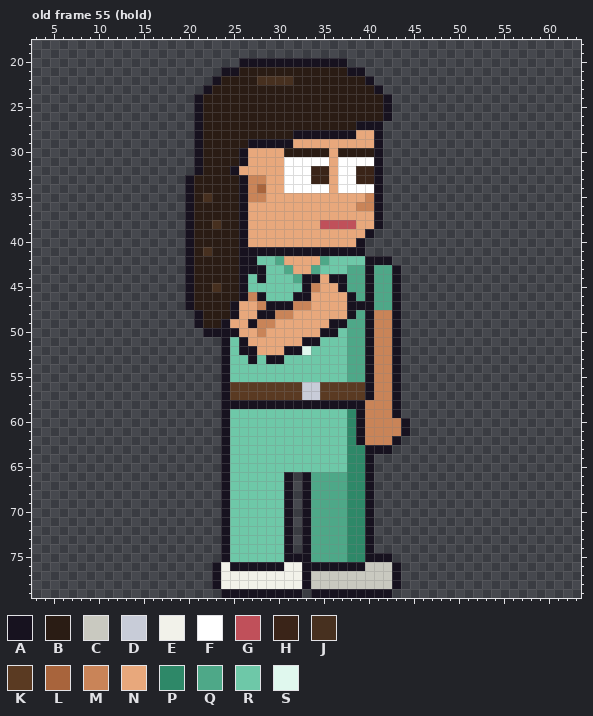
Two versions of one pixel-art file, sprites/clients/client_dentrec_b_right_anim.aseprite. The picture above is the old version.
64x80 pixels, 123 frames. Colours within 5 levels of each other are drawn and written as one. Shown: old frame 55 (hold): x 3..63, y 18..79. The commit also changed other frames, which this record leaves out.
Visible layers, top first: "Arm Top", "Hair", "Face", "Watch", "Near Arm", "Collar", "Belt", "Shirt", "Body", "Back Arm", "Pants", "Shoes".
Palette (. is transparent): A #17121f  B #2a1c14  C #c9c9c0  D #c8ccd8  E #f2f2ea  F #ffffff  G #c0505a  H #3a2418  J #47301f  K #5a3a22  L #a8643c  M #c98458  N #e8a87c  P #2e8868  Q #4ea888  R #6ec8a8  S #e0f8ee
Pixels before, old frame 55 (hold) (only the part around the change), first column x 3:
18 ....................................................
19 ....................................................
20 .......................AAAAAAAAAAAA.................
21 .....................AABBBBBBBBBBBBAA...............
22 ....................ABBBBJJJJBBBBBBBBA..............
23 ...................ABBBBBBBBBBBBBBBBBBA.............
24 ..................ABBBBBBBBBBBBBBBBBBBBA............
25 ..................ABBBBBBBBBBBBBBBBBBBBA............
26 ..................ABBBBBBBBBBBBBBBBBBBBA............
27 ..................ABBBBBBBBBBBBBBBBBAAA.............
28 ..................ABBBBBBBBBBAAAAAAANNA.............
29 ..................ABBBBBAAAAANNNNNNNNNA.............
30 ..................ABBBBANNNNBBBBBNBBBBA.............
31 ..................ABBBBANNNNFFFFFNFFFFA.............
32 ..................ABBBANNNNNFFFHHNFFHHA.............
33 .................ABBBBBAMMNNFFFHHNFFHHA.............
34 .................ABBBBBAMLNNFFFFFNFFFFA.............
35 .................ABJBBBAMMNNNNNNNNNNNMA.............
36 .................ABBBBBANNNNNNNNNNNNMMA.............
37 .................ABBBBBANNNNNNNNNNNNNNA.............
38 .................ABBJBBANNNNNNNNGGGGNNA.............
39 .................ABBBBBANNNNNNNNNNNNNA..............
40 .................ABBBBBANNNNNNNNNNNNA...............
41 .................ABJBBBAAAAAAAAAAAAAA...............
42 .................ABBBBBAARRQNNNNQRRRRAAA............
43 .................ABBBBBAAARRQNNQRRRQQAQQA...........
44 .................ABBBBBARARRRQAANAAQQAQQA...........
45 .................ABBJBBARRRRRRAMNNAQQAQQA...........
46 .................ABBBBBAMARRRAANNNNAQAQQA...........
47 .................ABBBBANNMAAAMMNNNNAAAQQA...........
48 ..................ABBBANNAAMMNNNNNNAQAMMA...........
49 ..................ABBANNAMMNNNNNNAAQQAMMA...........
50 ...................AAAANNMNNNNNNAARQQAMMA...........
51 .....................ARANNNNNNAARRRQQAMMA...........
52 .....................ARAANNNAASRRRRQQAMMA...........
53 .....................ARRARAARRRRRRRQQAMMA...........
54 .....................ARRRRRRRRRRRRRQQAMMA...........
55 .....................ARRRRRRRRRRRRRQQAMMA...........
56 .....................AKKKKKKKKDDKKKKKAMMA...........
57 .....................AKKKKKKKKDDKKKKKAMMA...........
58 .....................AAAAAAAAAAAAAAAAMMMA...........
59 .....................ARRRRRRRRRRRRRPAMMMA...........
60 .....................ARRRRRRRRRRRRRPAMMMMA..........
61 .....................ARRRRRRRRRRRRRPAMMMMA..........
62 .....................ARRRRRRRRRRRRRPAMMMA...........
63 .....................ARRRRRRRRRRRRRPPAAA............
64 .....................ARRRRRRRRRRRRRPPA..............
65 .....................ARRRRRRRRRRRRRPPA..............
66 .....................ARRRRRRA.AQQQQPPA..............
67 .....................ARRRRRRA.AQQQQPPA..............
68 .....................ARRRRRRA.AQQQQPPA..............
69 .....................ARRRRRRA.AQQQQPPA..............
The result:
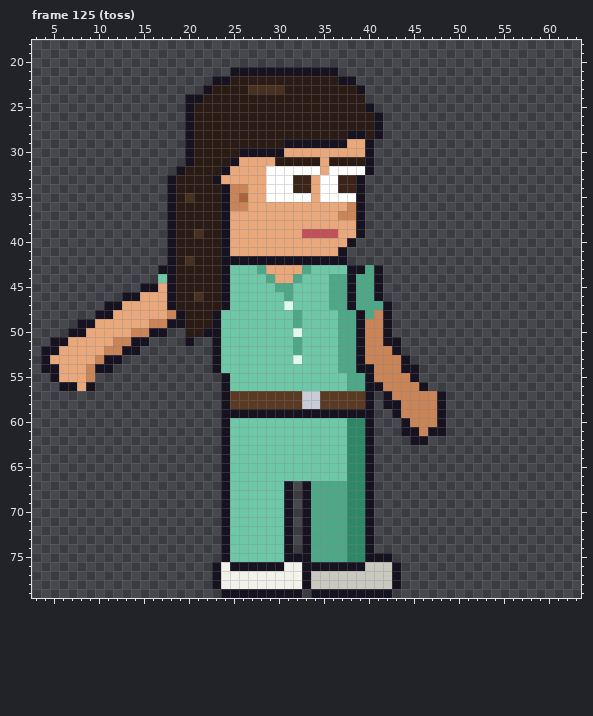
A new or re-ordered frame is compared with the old frame closest to it.
Difference:
frames 123 -> 129
Changed rows in their new state; - is an unchanged pixel.
Frame 125 (toss) is new; against old frame 55 (hold):
first column x 4:
20 ----------------------............-----------
21 --------------------.-AAAAAAAAAAA...---------
22 --------------------A---BBBB-----AA..--------
23 -----------------------JJJJ--------A..-------
24 ----------------A-------------------...------
25 ----------------AB------------------A..------
26 ----------------AB-------------------A.------
27 ----------------AB-----------------BB--------
28 ----------------AB----------BBBBBB-AB--------
29 ----------------AB-----BBBB-AAAAAA--A.-------
30 ----------------AB-----AAAANNNNN-NNNA.-------
31 ----------------AB---AN---BBBBBNBBBBA.-------
32 ---------------ABB--AN---FF---FNF--FA.-------
33 --------------ABB--ANNNNNFF-HHNFFHHA..-------
34 --------------ABB---AMMNNFF-HHN-FHHA..-------
35 --------------ABJ-B-AMLNNFFFFF-FFFFA..-------
36 --------------ABB---AMM-----------MA..-------
37 --------------ABB---ANN----------MMA..-------
38 --------------ABB--BANN--------NNNNA..-------
39 --------------ABBJ--ANN------GGGG--A.--------
40 --------------ABB---ANN-----------A.---------
41 --------------ABB-B-ANNNNNNNNNNNN-..---------
42 --------------ABJ---AA--AAAAAAAAAA.....------
43 -------------AABB---ARRRQNNN-QR---AAQA..-----
44 -------------RABB---ARR-RQNN-RRRQQA-QA..-----
45 -----------AANABB--BARR---QQ-RRRQQA-QA..-----
46 ---------AANNNABBJ--ARRRR--QRRRRQQ--QA..-----
47 -------AANNNNNABB---ARRRRRRSRRRRQQ-QQ-A.-----
48 ------AANNNNNNMABB-ARRRRRRRRQRRRRQQAQ-A.-----
49 ----AANNNNNNMMAABB-ARRRRRRRRQRRRRQ-AM-A.-----
50 ---AANNNNNMMAA--BB--RRRRRRRRSRRRRQ-AM-A.-----
51 -AANNNNNMMAA----A--AR-RRRRRRQRR--Q-AM-A------
52 AANNNNNMMAA--------AR-RRRRRRQR---Q-AM--------
53 ANNNNNMAA----------AR--R-RR-S----Q-AM--MA----
54 AANNNMAA-----------AR------------Q-A---MAA---
55 -ANNNM---------------------------------MMA---
56 --AANA---------------RRRRRRRRRRRRRQQ-A-MMMA--
57 -------------------------------------.AMMMMMA
58 ---------------------KKKKKKKKDDKKKKKA.A-MMMMA
59 ---------------------AAAAAAAAAAAAAA-A..-MMMMA
60 -----------------------------------PA...-MMMA
61 -----------------------------------PA...-AMAA
62 -----------------------------------PA...-AA--
63 -------------------------------------..------
66 ---------------------------RRRRRRR-----------
